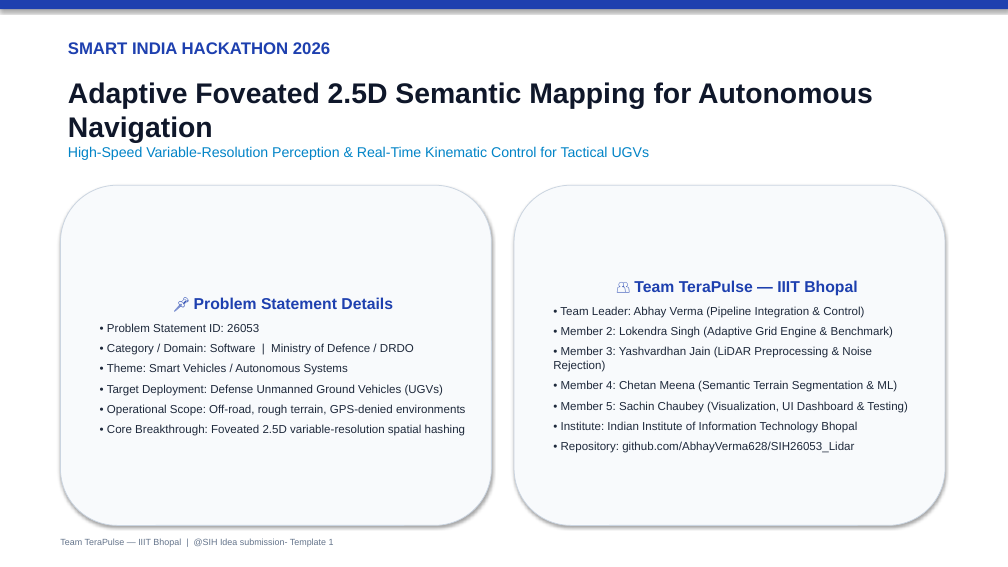
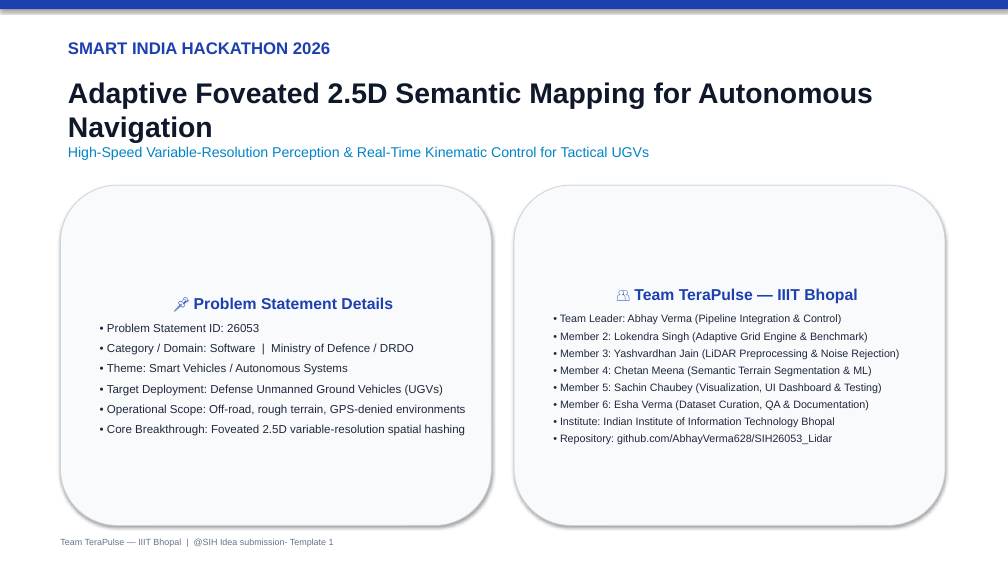
Before and after one commit to AbhayVerma628/SIh26053_Lidar, a slide deck: slide 1 of docs/SIH26053_TeraPulse_Official_Presentation.pptx. Drawn at 1008x567 pixels with LibreOffice and Linux fonts; fonts in the diff are those of the drawing. Boxes give left, top, right and bottom in pixels: in the first picture for what was removed or moved away, otherwise in the second. Text is boxed around its words. In the diff, an @@ line names an element or a change of style, - is before the commit and + after.

Commit message:
docs: add Member 6 Esha Verma to Slide 1 and team documentation

```diff
--- a/docs/SIH26053_TeraPulse_Official_Presentation.pptx
+++ b/docs/SIH26053_TeraPulse_Official_Presentation.pptx
@@ text in rounded rectangle at <box>560,314,899,444</box>: size 11 to 10.2 pt in "• Team Leader: Abhay Verma (Pipeline Integration ...", "• Member 2: Lokendra Singh (Adaptive Grid ...", "• Member 3: Yashvardhan Jain (LiDAR Preprocessing ...", "• Member 4: Chetan Meena (Semantic Terrain ..." and 3 more places; less space between paragraphs @@
@@ text in rounded rectangle at <box>560,400,869,410</box>: paragraph added @@
+• Member 6: Esha Verma (Dataset Curation, QA & Documentation)
```
Also in this commit, not shown: 3 other files.
